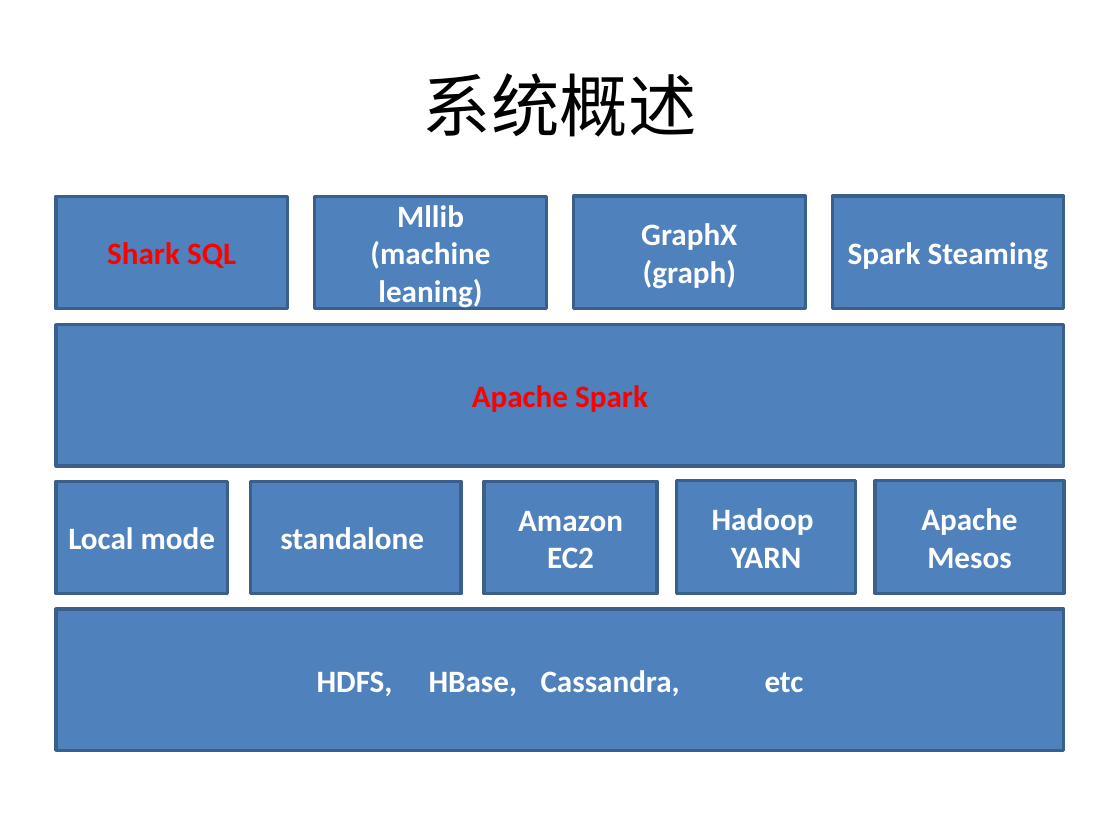
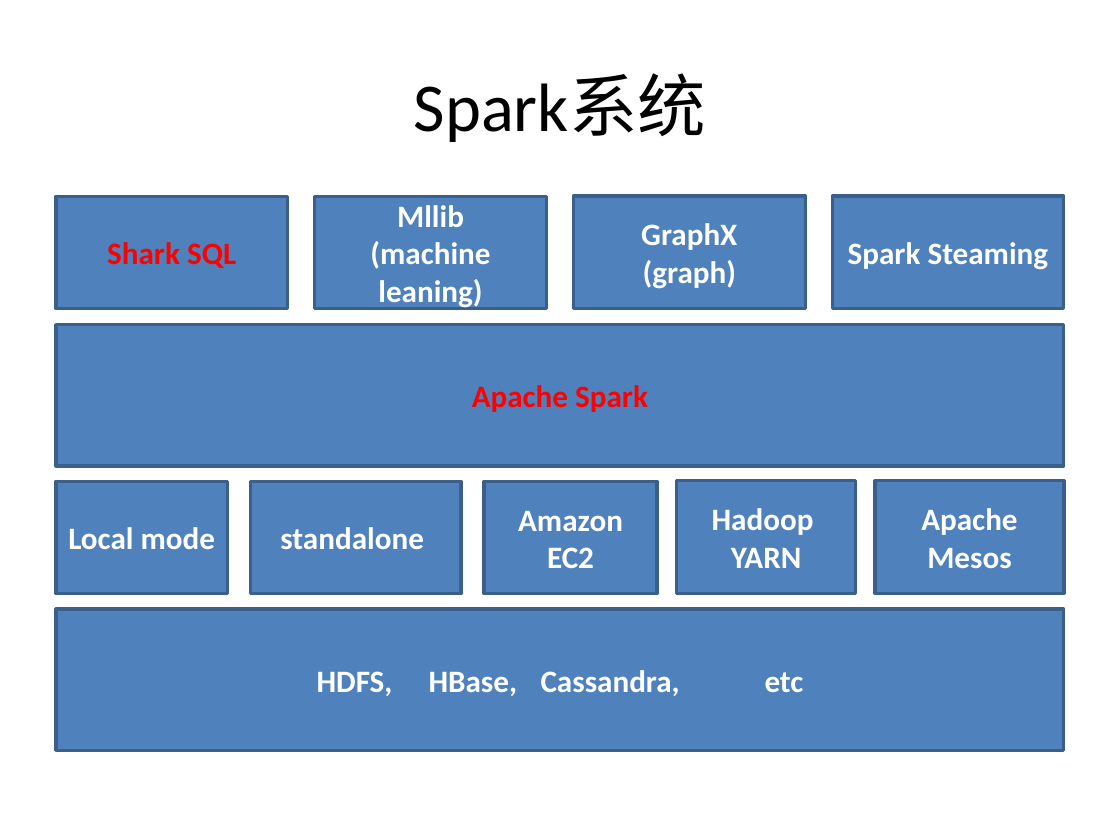
Before and after one commit to wuxingdexian/seminar, a slide deck: slide 11 of 整合.pptx (slide 8 before the commit). Drawn at 1120x840 pixels with LibreOffice and Linux fonts; fonts in the diff are those of the drawing. Boxes give left, top, right and bottom in pixels: in the first picture for what was removed or moved away, otherwise in the second. Text is boxed around its words. In the diff, an @@ line names an element or a change of style, - is before the commit and + after.

```diff
--- a/整合.pptx
+++ b/整合.pptx
@@ title at <box>414,74,706,142</box>: text changed @@
-系统概述
+Spark系统
```
Also in this commit, not shown: 8 other slides changed, 16 slides added, 1 slide removed, 3 other files.
